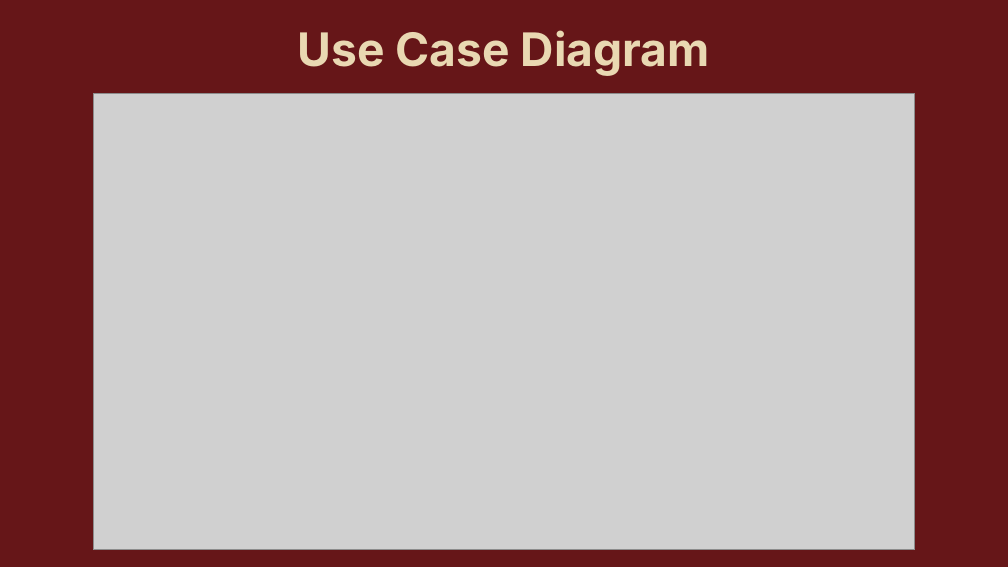
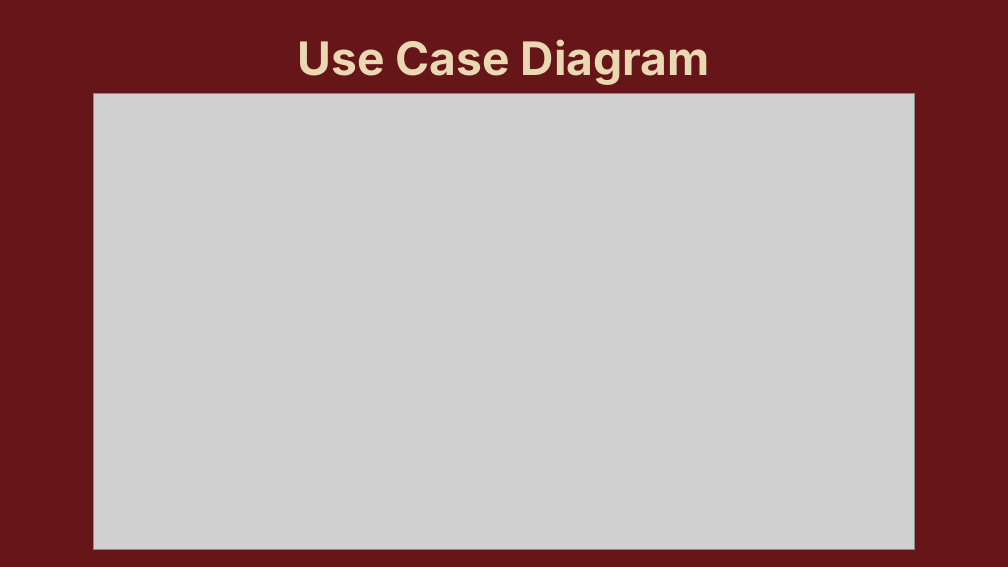
Before and after one commit to matt11matthew/ContactManager, a slide deck: slide 7 of Presentation/Contact Manager Presentation.pptx. Drawn at 1008x567 pixels with LibreOffice and Linux fonts; fonts in the diff are those of the drawing; grey boxes stand for pictures. Boxes give left, top, right and bottom in pixels: in the first picture for what was removed or moved away, otherwise in the second. Text is boxed around its words. In the diff, an @@ line names an element or a change of style, - is before the commit and + after.

```diff
--- a/Presentation/Contact Manager Presentation.pptx
+++ b/Presentation/Contact Manager Presentation.pptx
@@ text "Use Case Diagram": place and size @@
-text "Use Case Diagram" at [298,30,710,76]
+text "Use Case Diagram" at [298,39,710,85]
```
Also in this commit, not shown: 7 other slides changed.
